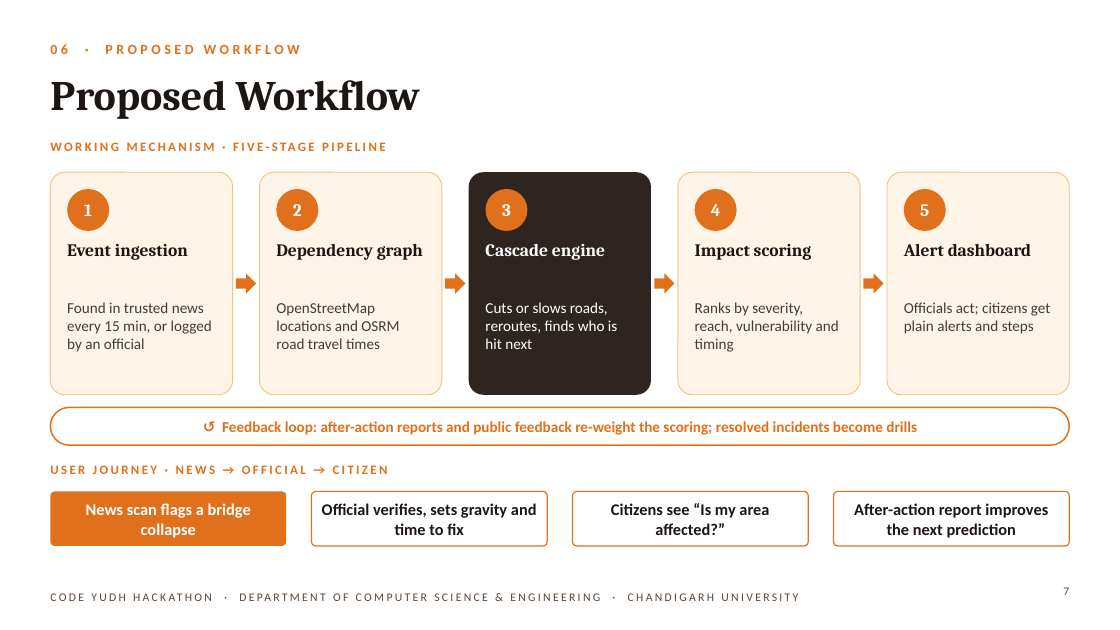
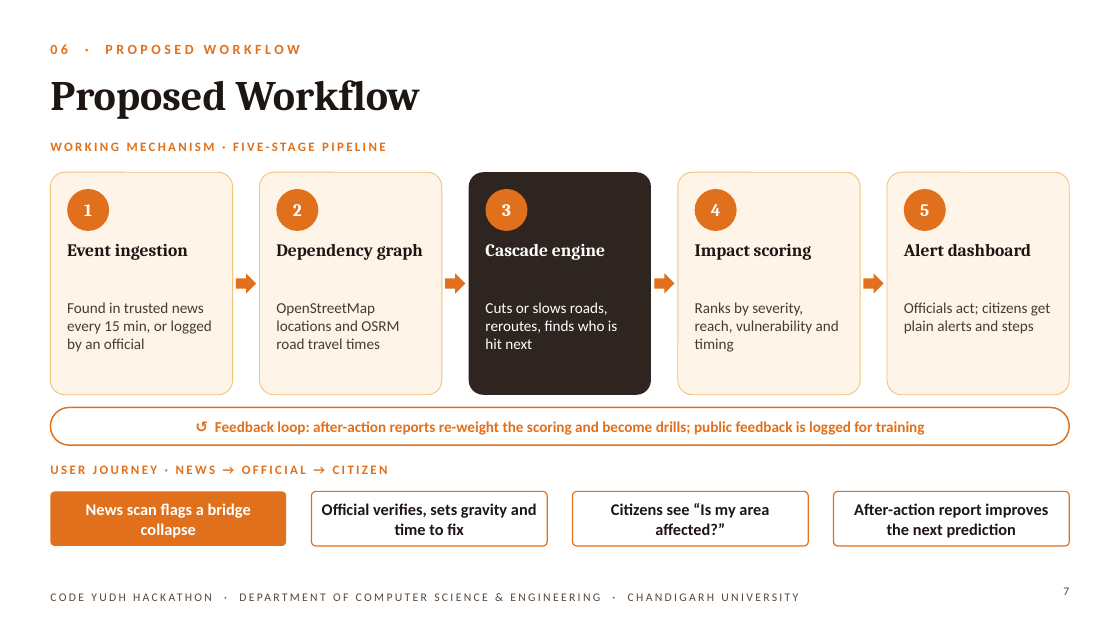
Before and after one commit to as3601/ripple-second-order-victims, a slide deck: slide 7 of Code_Yudh_Ripple_Final.pptx. Drawn at 1120x630 pixels with LibreOffice and Linux fonts; fonts in the diff are those of the drawing; background and template pictures are left out. Boxes give left, top, right and bottom in pixels: in the first picture for what was removed or moved away, otherwise in the second. Text is boxed around its words. In the diff, an @@ line names an element or a change of style, - is before the commit and + after.

```diff
--- a/Code_Yudh_Ripple_Final.pptx
+++ b/Code_Yudh_Ripple_Final.pptx
@@ text in rounded rectangle at (215, 421, 925, 435): text changed @@
-↺ Feedback loop: after-action reports and public feedback re-weight the scoring; resolved incidents become drills
+↺ Feedback loop: after-action reports re-weight the scoring and become drills; public feedback is logged for training
```
Also in this commit, not shown: 3 other slides changed, 1 slide added.
